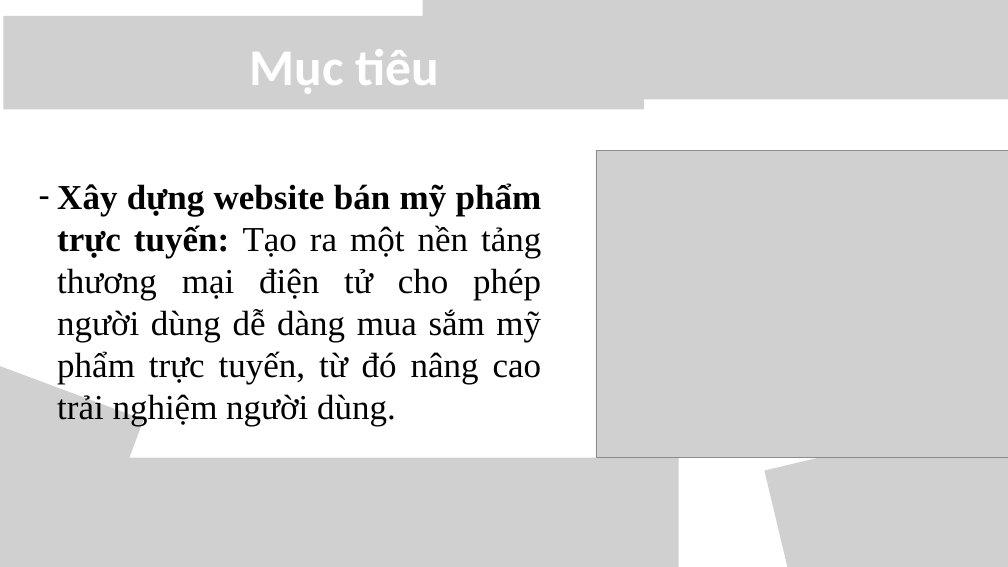
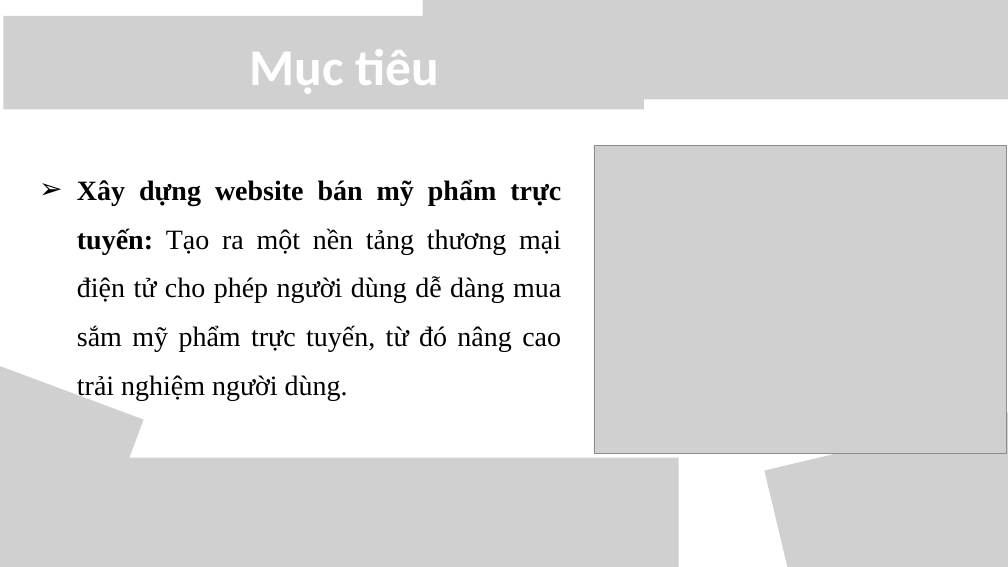
Before and after one commit to tuyethuetv/cn-da21ttb-latuyethue-xaydungwebsitebanmypham, a slide deck: slide 5 of thesis/abs/pwp.pptx. Drawn at 1008x567 pixels with LibreOffice and Linux fonts; fonts in the diff are those of the drawing; grey boxes stand for pictures; background and template pictures are left out. Boxes give left, top, right and bottom in pixels: in the first picture for what was removed or moved away, otherwise in the second. Text is boxed around its words. In the diff, an @@ line names an element or a change of style, - is before the commit and + after.

```diff
--- a/thesis/abs/pwp.pptx
+++ b/thesis/abs/pwp.pptx
@@ picture moved from (x1=596, y1=151, x2=1008, y2=458) to (x1=594, y1=146, x2=1006, y2=453) @@
@@ text "Xây dựng website bán mỹ ..." moved from (x1=57, y1=183, x2=542, y2=426) to (x1=77, y1=179, x2=561, y2=400) @@
@@ text "Xây dựng website bán mỹ ..." at (x1=77, y1=179, x2=561, y2=400): size 50 to 40 pt; bullet - to ➢; line spacing 1 to 1.45 @@
```
Also in this commit, not shown: 10 other slides changed, 1 other file.
